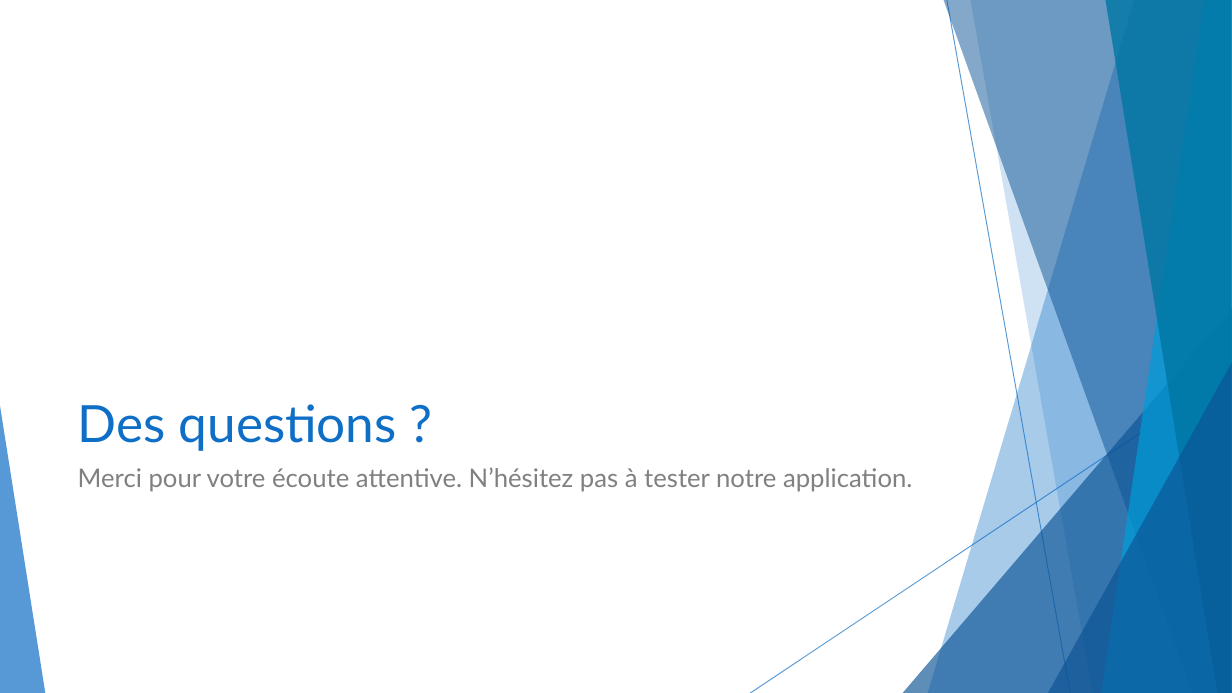
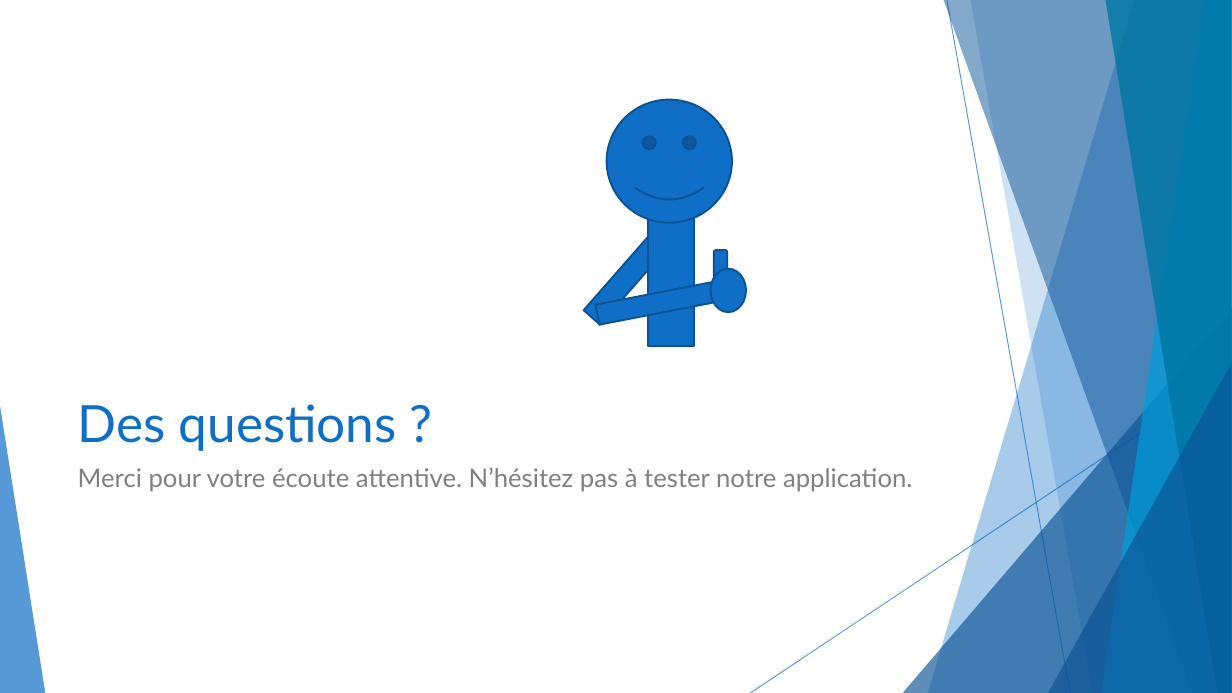
Before and after one commit to CeKonVeu/KingSkullClassicOnline, a slide deck: slide 12 of doc/King Skull Classic Online.pptx. Drawn at 1232x693 pixels with LibreOffice and Linux fonts; fonts in the diff are those of the drawing. Boxes give left, top, right and bottom in pixels: in the first picture for what was removed or moved away, otherwise in the second. Text is boxed around its words. In the diff, an @@ line names an element or a change of style, - is before the commit and + after.

```diff
--- a/doc/King Skull Classic Online.pptx
+++ b/doc/King Skull Classic Online.pptx
@@ smiley face added at (607,100,733,223), fill #0F6FC6, outline #0B5292 1.5 pt @@
@@ rectangle added at (648,203,694,347), fill #0F6FC6, outline #0B5292 1.5 pt @@
@@ rectangle added at (584,231,670,325), fill #0F6FC6, outline #0B5292 1.5 pt @@
@@ ellipse added at (711,269,746,312), fill #0F6FC6, outline #0B5292 1.5 pt @@
@@ rounded rectangle added at (714,250,727,278), fill #0F6FC6, outline #0B5292 1.5 pt @@
@@ rectangle added at (595,281,721,325), fill #0F6FC6, outline #0B5292 1.5 pt @@
```
Also in this commit, not shown: 8 other slides changed.
